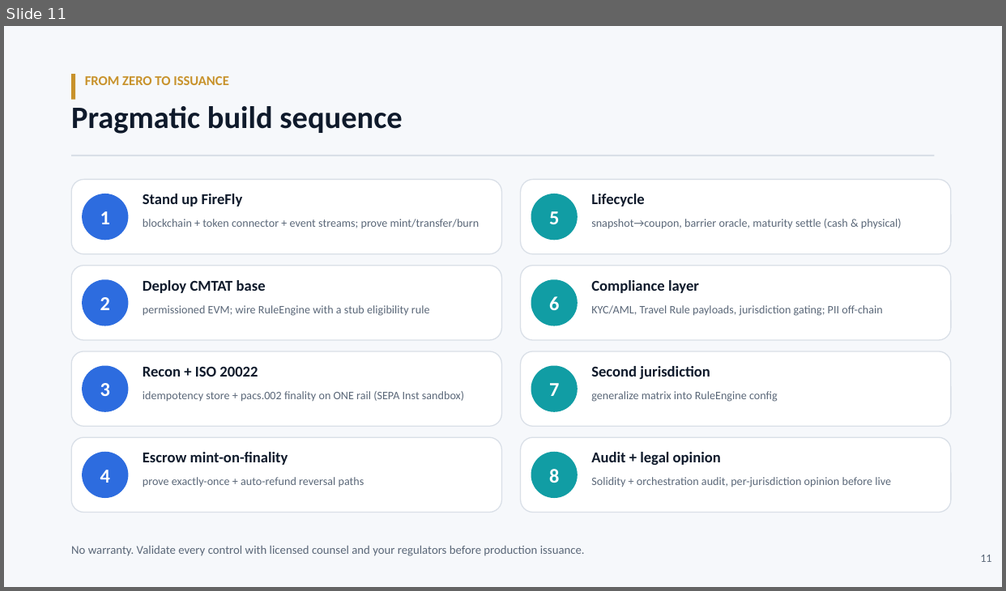
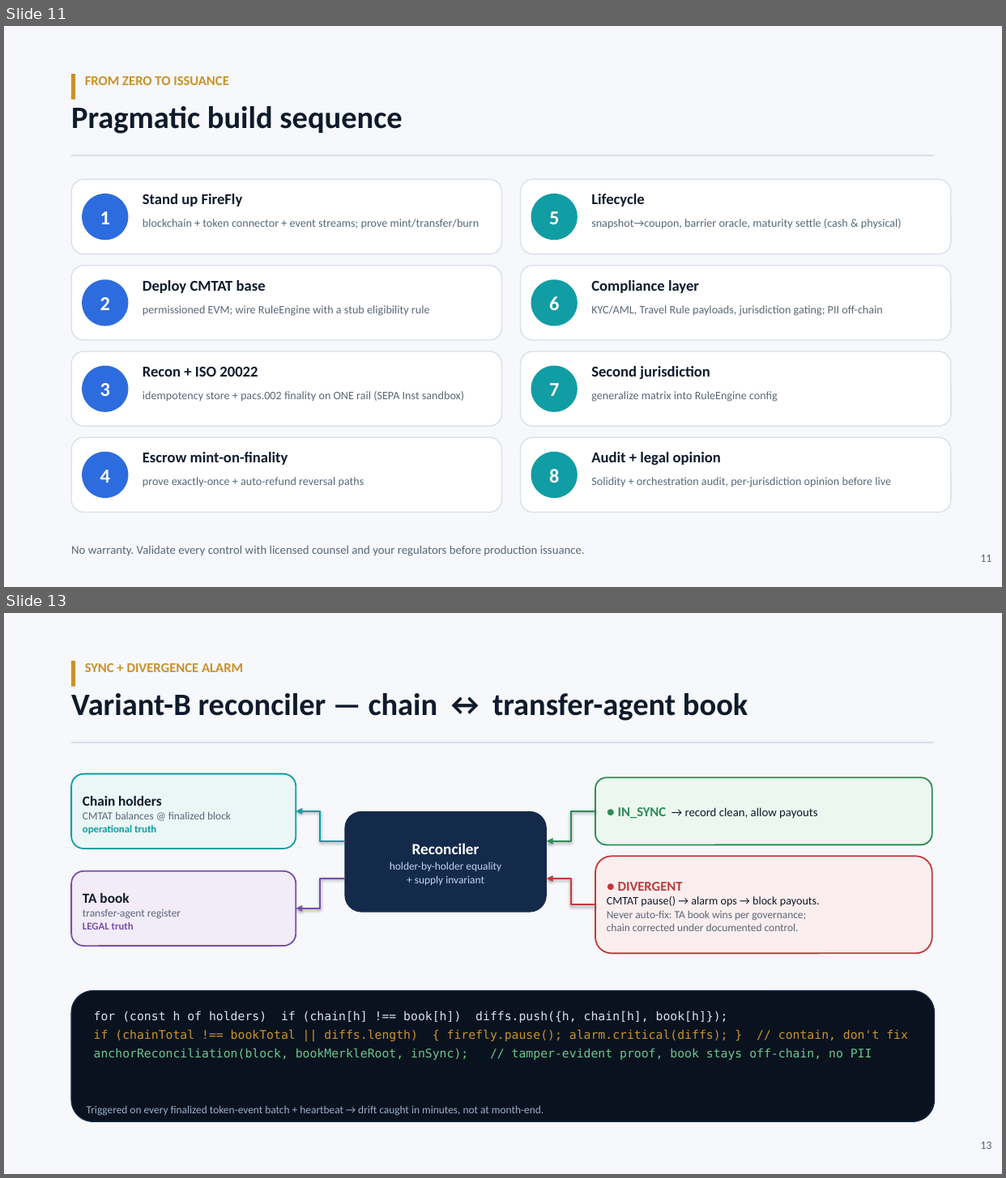
Before and after one commit to NewmanTech27/rcn-cmtat-firefly-gateway, a slide deck: RCN-CMTAT-FireFly-Gateway.pptx. Shown one above the other, each under a label of ours: slide 11 before the commit, slides 11 and 13 after it; the slides between them are not shown. The pictures are 1006x591 and 1006x1178 pixels, drawn with LibreOffice and Linux fonts; fonts in the diff are those of the drawing. Boxes give left, top, right and bottom in pixels: in the first picture for what was removed or moved away, otherwise in the second. Text is boxed around its words. In the diff, an @@ line names an element or a change of style, - is before the commit and + after.

```diff
--- a/RCN-CMTAT-FireFly-Gateway.pptx
+++ b/RCN-CMTAT-FireFly-Gateway.pptx
@@ slide 13 added at bbox=[4, 613, 1002, 1174], background #FFFFFF @@
@@ rectangle added at bbox=[4, 613, 1002, 1174], fill #F6F8FB @@
@@ rectangle added at bbox=[71, 661, 76, 687], fill #C8922B @@
@@ text added at bbox=[85, 663, 243, 672], 13 pt, text #C8922B, bold @@
+SYNC + DIVERGENCE ALARM
@@ text added at bbox=[71, 693, 748, 721], 30 pt, text #0F1A2B, bold @@
+Variant-B reconciler — chain ↔ transfer-agent book
@@ rectangle added at bbox=[71, 742, 935, 743], fill #D9DFE7 @@
@@ rounded rectangle added at bbox=[71, 774, 296, 849], fill #EBF6F6, outline #119DA4 1.4 pt @@
@@ rounded rectangle added at bbox=[595, 777, 932, 845], fill #ECF7EF, outline #2E8B57 1.4 pt @@
@@ text added at bbox=[83, 796, 231, 834], 10.5 pt, text #5A6778, bold @@
+Chain holders
+CMTAT balances @ finalized block
+operational truth
@@ elbow arrow added from (345, 841) to (296, 811), #119DA4 1.6 pt @@
@@ rounded rectangle added at bbox=[345, 811, 547, 913], fill #142A4A @@
@@ elbow arrow added from (595, 811) to (547, 841), #2E8B57 1.6 pt @@
@@ text added at bbox=[618, 807, 817, 819], 11.5 pt, text #0F1A2B @@
+● IN_SYNC → record clean, allow payouts
@@ text added at bbox=[390, 843, 501, 885], 10.5 pt, text #BFD2F0 @@
+Reconciler
+holder-by-holder equality
++ supply invariant
@@ rounded rectangle added at bbox=[71, 871, 296, 946], fill #F1ECF8, outline #7A4FA8 1.4 pt @@
@@ elbow arrow added from (345, 879) to (296, 909), #7A4FA8 1.6 pt @@
@@ elbow arrow added from (595, 905) to (547, 879), #C03A3A 1.6 pt @@
@@ rounded rectangle added at bbox=[595, 856, 932, 954], fill #FBEEEE, outline #C03A3A 1.4 pt @@
@@ text added at bbox=[83, 893, 181, 930], 10.5 pt, text #5A6778 @@
+TA book
+transfer-agent register
+LEGAL truth
@@ text added at bbox=[607, 897, 820, 931], 10.5 pt, text #5A6778 @@
+● DIVERGENT
+CMTAT pause() → alarm ops → block payouts.
+Never auto-fix: TA book wins per governance;
+chain corrected under documented control.
@@ rounded rectangle added at bbox=[71, 991, 935, 1122], fill #0A121F, outline #142A4A 1 pt @@
@@ text added at bbox=[94, 1011, 908, 1060], 11.5 pt, text #C8922B @@
+for (const h of holders) if (chain[h] !== book[h]) diffs.push({h, chain[h], book[h]});
+if (chainTotal !== bookTotal || diffs.length) { firefly.pause(); alarm.critical(diffs); } // contain, don't fix
+anchorReconciliation(block, bookMerkleRoot, inSync); // tamper-evident proof, book stays off-chain, no PII
@@ text added at bbox=[87, 1105, 543, 1116], 10.5 pt, text #9AADC8 @@
+Triggered on every finalized token-event batch + heartbeat → drift caught in minutes, not at month-end.
@@ text added at bbox=[980, 1142, 991, 1149], 11 pt, text #5A6778 @@
+13
```
Also in this commit, not shown: 1 slide changed, 2 other slides added, 2 other files.
